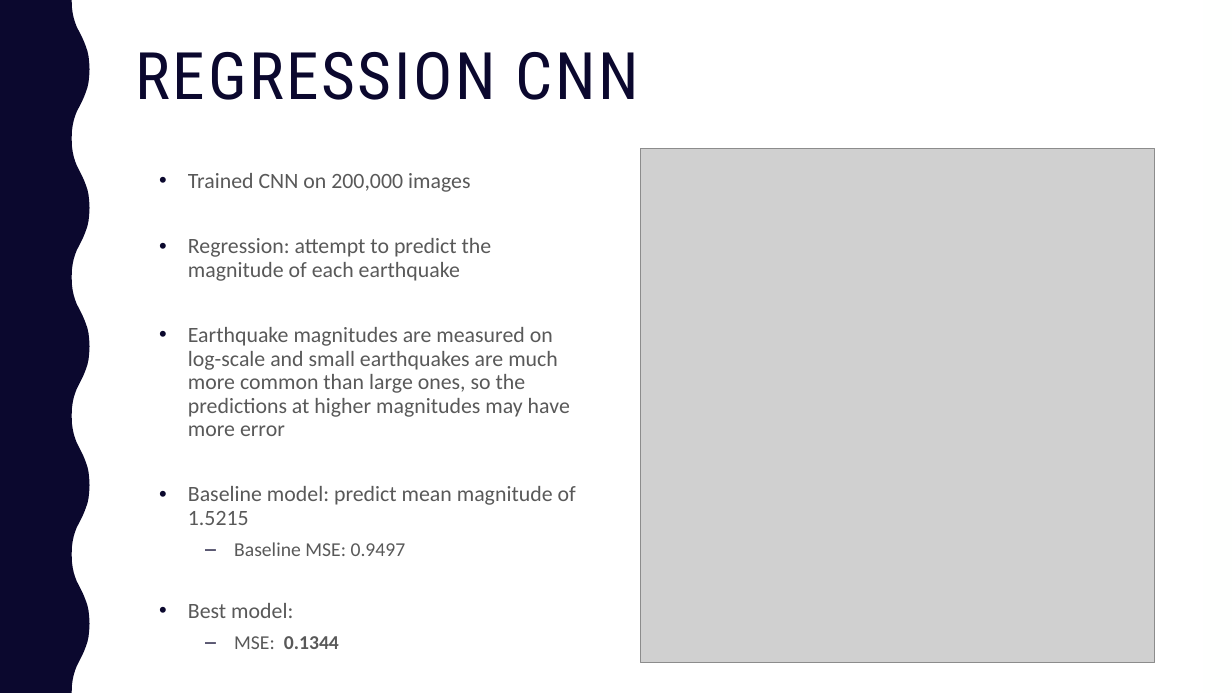
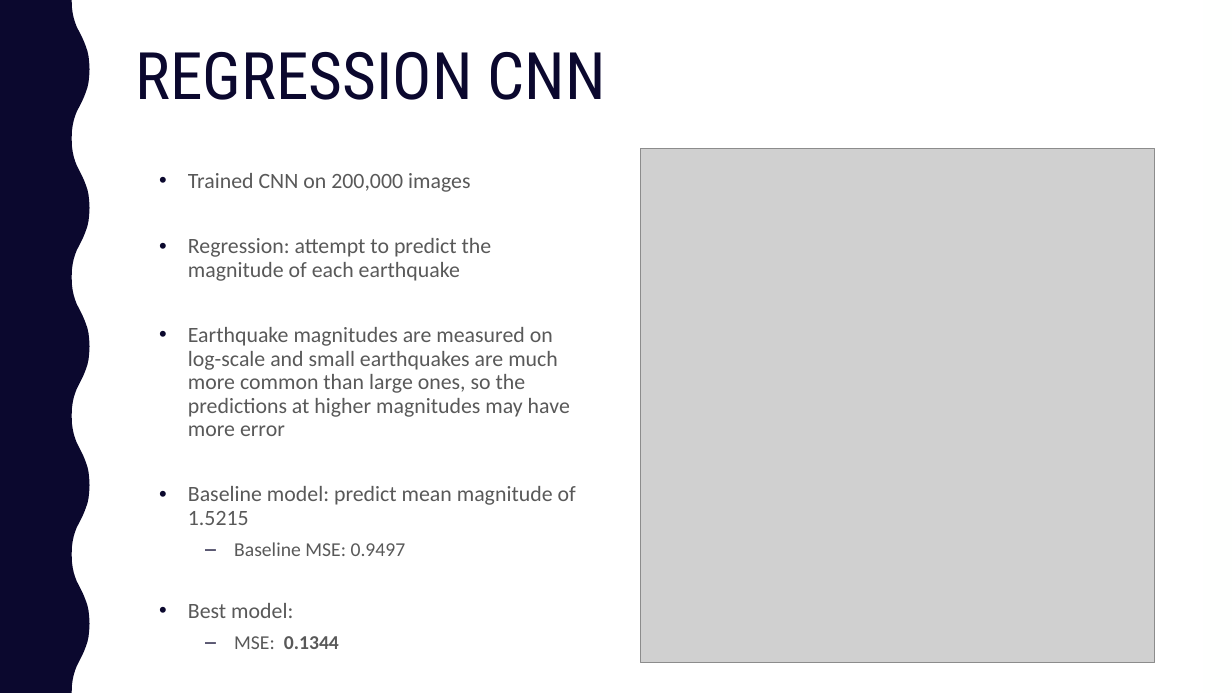
Before and after one commit to kaelynn-rose/EarthquakeClassification, a slide deck: slide 8 of presentation/earthquakes_with_cnns.pptx. Drawn at 1232x693 pixels with LibreOffice and Linux fonts; fonts in the diff are those of the drawing; grey boxes stand for pictures. Boxes give left, top, right and bottom in pixels: in the first picture for what was removed or moved away, otherwise in the second. Text is boxed around its words. In the diff, an @@ line names an element or a change of style, - is before the commit and + after.

```diff
--- a/presentation/earthquakes_with_cnns.pptx
+++ b/presentation/earthquakes_with_cnns.pptx
@@ title "REGRESSION CNN" at <box>136,52,606,100</box>: letter spacing 2 to 0 pt @@
```
Also in this commit, not shown: 13 other slides changed, 3 slides added, 3 other files.
